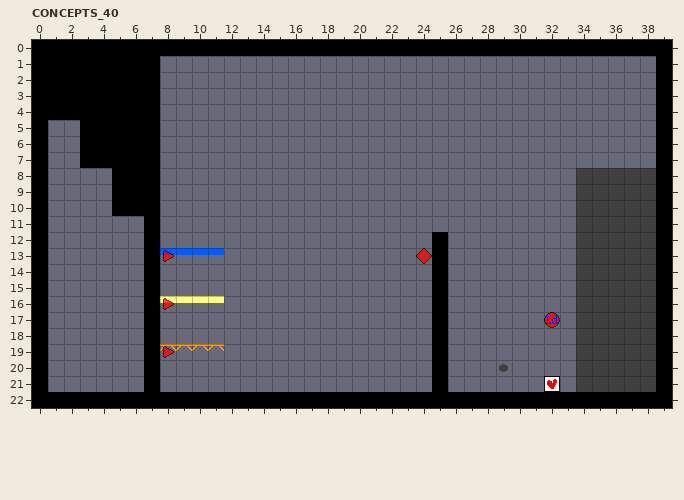
An edit to a level. LDtk project, Assets/LDtk/Concepts.ldtk. Above, as it was before the edit.
Cells are 16x16 px. Shown: CONCEPTS_40 x 0..39, y 0..22.
The same view after the edit:
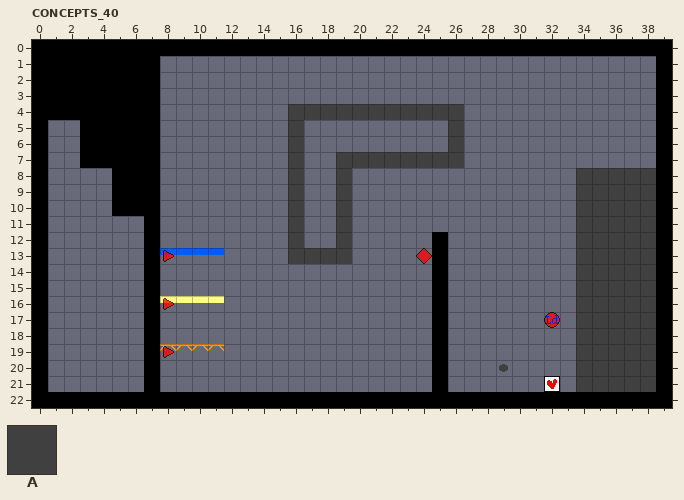
Key: from "ENTITIES": A 4.
_ is an empty cell.
Change:
Layer "ENTITIES":
y 4: x 16..26 ___________ -> AAAAAAAAAAA
y 5..6: x 16 _ -> A; x 26 _ -> A
y 7: x 16 _ -> A; x 19..26 ________ -> AAAAAAAA
y 8..12: x 16 _ -> A; x 19 _ -> A
y 13: x 16..19 ____ -> AAAA
